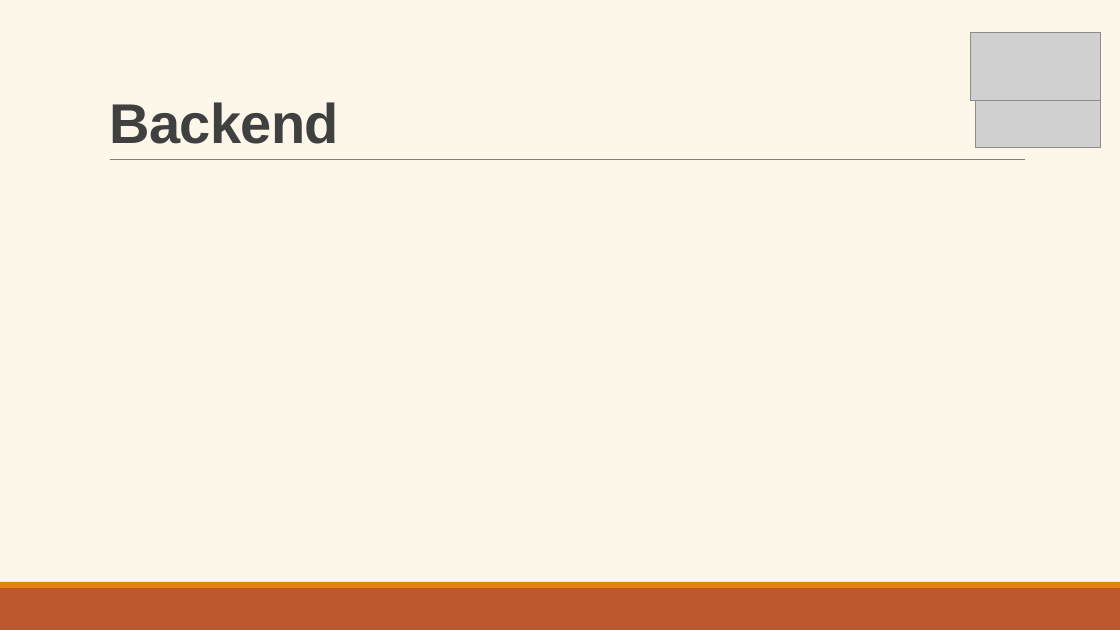
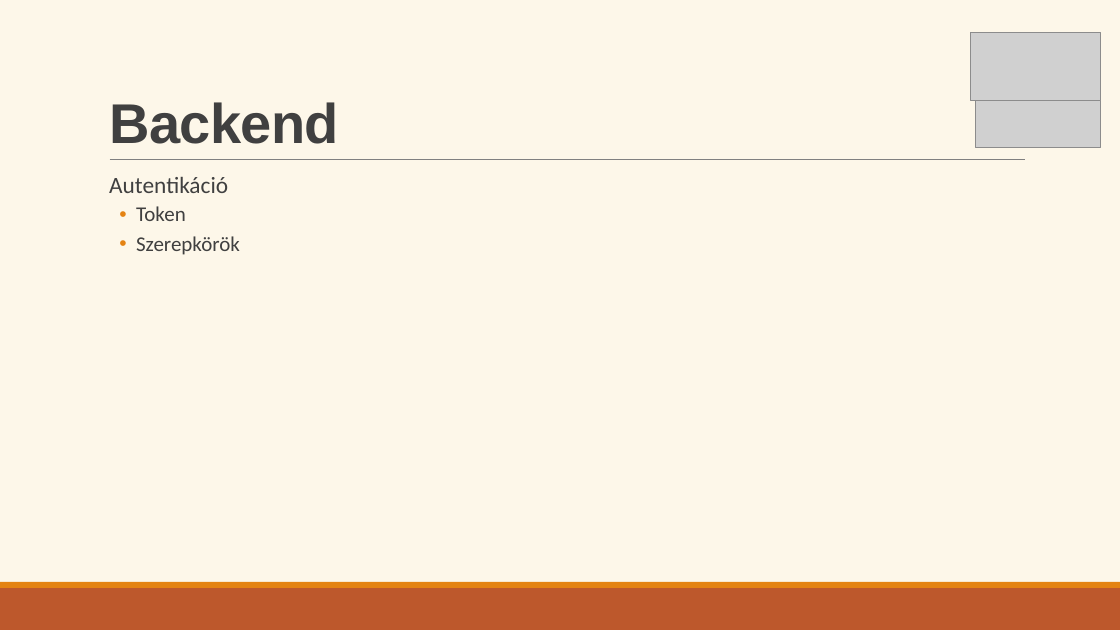
Before and after one commit to Ella50/13_S1_1_vizsgaremek, a slide deck: slide 7 of Dokumentációhoz/Prezentáció/eMenza_AtkariAriella_FarkasDominik.pptx. Drawn at 1120x630 pixels with LibreOffice and Linux fonts; fonts in the diff are those of the drawing; grey boxes stand for pictures. Boxes give left, top, right and bottom in pixels: in the first picture for what was removed or moved away, otherwise in the second. Text is boxed around its words. In the diff, an @@ line names an element or a change of style, - is before the commit and + after.

```diff
--- a/Dokumentációhoz/Prezentáció/eMenza_AtkariAriella_FarkasDominik.pptx
+++ b/Dokumentációhoz/Prezentáció/eMenza_AtkariAriella_FarkasDominik.pptx
@@ text added at (109,177,240,255), 18 pt, text #404040 @@
+  Autentikáció
+  • Token
+  • Szerepkörök
```
Also in this commit, not shown: 2 other slides changed, 2 slides added, 1 other file.
